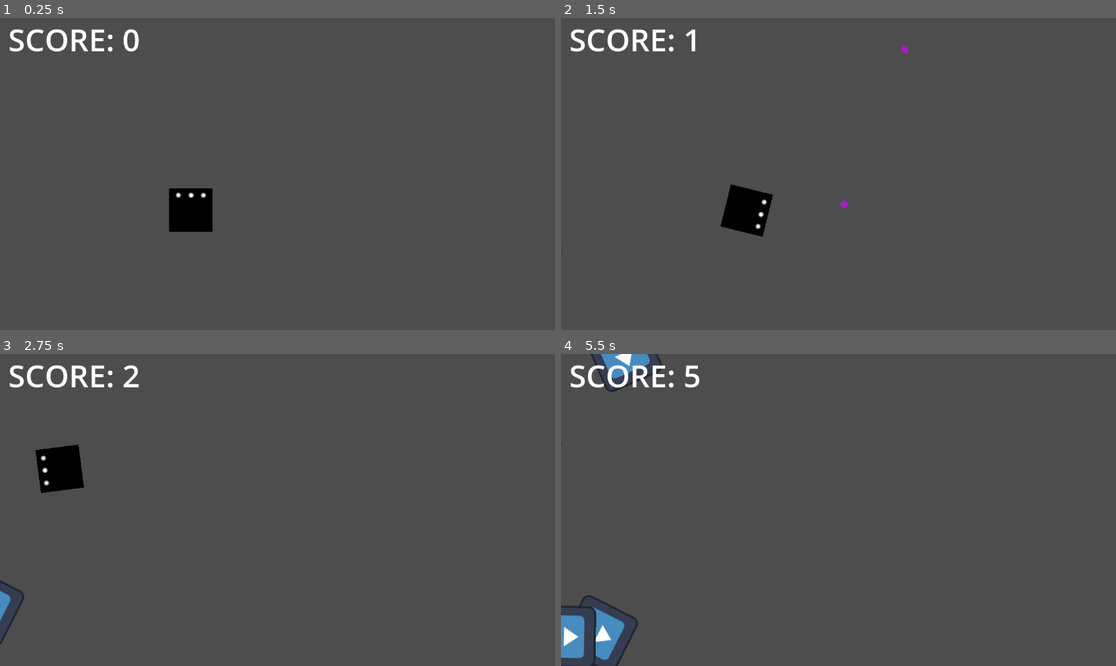
Above: before the commit, frames 1-4 (two rows, left to right).
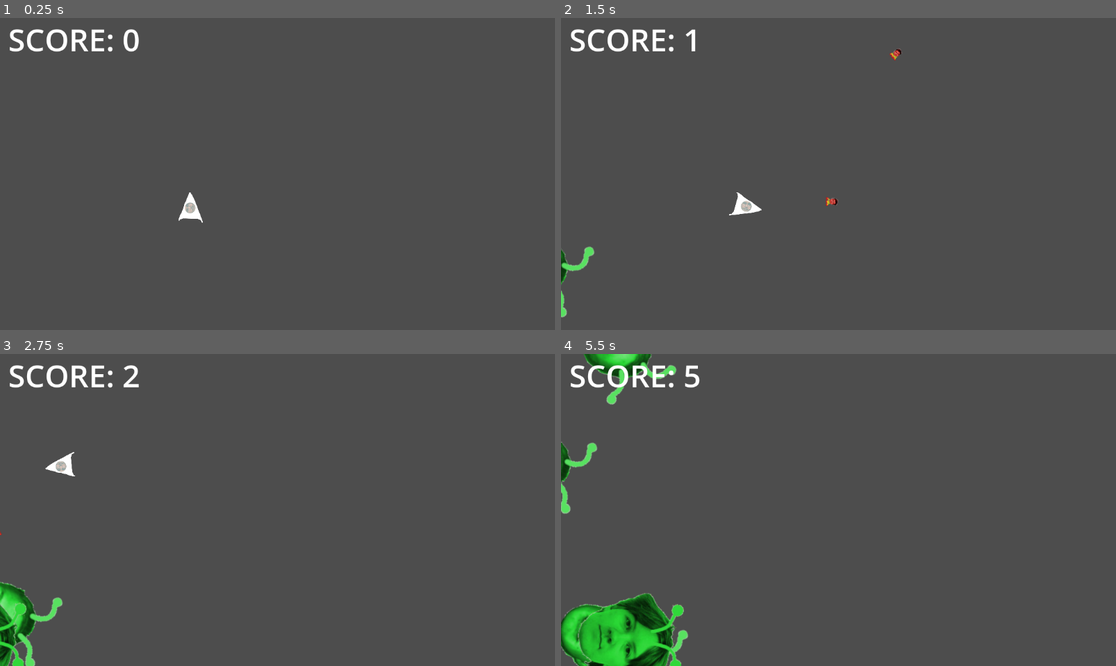
Above: after the commit, the same moments.

Repository: WickerBaskett/das-teroids
Game: Godot game, scene res://scenes/main_level.tscn
The game is run twice, just before and just after one commit, with the same random seed, the same clock (stepped at 60 frames per second) and the same inputs. The engine's default icon, where the game draws it, is replaced by a stand-in: a white triangle on a blue panel in a dark square.
Inputs:
- Up to frame 1 (0.25 s): no input
- Up to frame 2 (1.5 s): tap Enter at 0.5 s; hold Right (ui_right) 0.53-1.28 s; hold Space (fire) 0.53-1.28 s; hold Down (ui_down) from 1.28 s (still down); tap Space (fire) at 1.35 s
- Up to frame 3 (2.75 s): release Down (ui_down) at 2.03 s; hold Right (ui_right) from 2.03 s (still down); hold Space (fire) from 2.03 s (still down)
- Up to frame 4 (5.5 s): release Right (ui_right) at 2.78 s; release Space (fire) at 2.78 s; hold Up (ui_up) 2.78-3.53 s; tap Space (fire) at 2.85, 4.35 s; hold Space (fire) 3.53-4.28 s; hold Left (ui_left) 3.53-5.03 s; hold Down (ui_down) from 5.03 s (still down); hold Space (fire) from 5.03 s (still down)

The runs differ from the first frame. In frame 1, 1.1% of the frame differs, in the area x 30-39%, y 54-69%; in frame 2, 1.5%; in frame 3, 2.6%; in frame 4, 5.6%, in the area x 0-23%, y 0-100%.

Commit message:
Added sprites and updated various hitboxes

Diff:
--- a/das-teroids/scenes/asteroid.tscn
+++ b/das-teroids/scenes/asteroid.tscn
@@ -1,10 +1,11 @@
 [gd_scene load_steps=4 format=3 uid="uid://cj6wbc1rkkw3t"]
 
 [ext_resource type="Script" uid="uid://cqdbsi26c0obg" path="res://scripts/asteroid.gd" id="1_6mo6b"]
-[ext_resource type="Texture2D" uid="uid://xrlv3lweb26g" path="res://icon.svg" id="2_6mo6b"]
+[ext_resource type="Texture2D" uid="uid://w5th50kqan0q" path="res://assets/sprites/asteroids/a_e.png" id="2_6mo6b"]
 
-[sub_resource type="RectangleShape2D" id="RectangleShape2D_6mo6b"]
-size = Vector2(128, 128)
+[sub_resource type="CapsuleShape2D" id="CapsuleShape2D_t4se3"]
+radius = 76.0
+height = 200.0
 
 [node name="Asteroid" type="Area2D"]
 script = ExtResource("1_6mo6b")
@@ -14,6 +15,6 @@
 texture = ExtResource("2_6mo6b")
 
 [node name="CollisionShape2D" type="CollisionShape2D" parent="."]
-shape = SubResource("RectangleShape2D_6mo6b")
+shape = SubResource("CapsuleShape2D_t4se3")
 
 [connection signal="body_entered" from="." to="." method="_on_body_entered"]
--- a/das-teroids/scenes/player.tscn
+++ b/das-teroids/scenes/player.tscn
@@ -1,24 +1,24 @@
 [gd_scene load_steps=4 format=3 uid="uid://drxv3m3tji3j3"]
 
-[ext_resource type="Texture2D" uid="uid://cifmsq8pxhmkk" path="res://assets/player.png" id="1_3vyb7"]
 [ext_resource type="Script" uid="uid://djn4hg22uxgbu" path="res://scripts/player.gd" id="1_g2els"]
+[ext_resource type="Texture2D" uid="uid://caay2221cmdu4" path="res://assets/sprites/player/ship_neutral.png" id="2_g2els"]
 
-[sub_resource type="RectangleShape2D" id="RectangleShape2D_g2els"]
-size = Vector2(90, 90)
+[sub_resource type="ConvexPolygonShape2D" id="ConvexPolygonShape2D_g2els"]
+points = PackedVector2Array(-1.5, -31.5, 26.5, 29.5, -26.5, 25.5)
 
 [node name="Player" type="RigidBody2D"]
 gravity_scale = 0.0
 linear_damp = 0.5
 angular_damp = 0.1
-
 script = ExtResource("1_g2els")
 
 [node name="Sprite2D" type="Sprite2D" parent="."]
 scale = Vector2(0.25, 0.25)
-texture = ExtResource("1_3vyb7")
+texture = ExtResource("2_g2els")
 
 [node name="CollisionShape2D" type="CollisionShape2D" parent="."]
-shape = SubResource("RectangleShape2D_g2els")
+position = Vector2(0.5, -6.5)
+shape = SubResource("ConvexPolygonShape2D_g2els")
 
 [node name="AttackCooldown" type="Timer" parent="."]
 wait_time = 0.25
--- a/das-teroids/scenes/projectile.tscn
+++ b/das-teroids/scenes/projectile.tscn
@@ -1,10 +1,29 @@
-[gd_scene load_steps=4 format=3 uid="uid://ddoufa6s84qes"]
+[gd_scene load_steps=7 format=3 uid="uid://ddoufa6s84qes"]
 
-[ext_resource type="Texture2D" uid="uid://bdcwyvflffud8" path="res://assets/projectile.png" id="1_c8fcr"]
 [ext_resource type="Script" uid="uid://52dddy60eoa3" path="res://scripts/projectile.gd" id="1_q3m7n"]
+[ext_resource type="Texture2D" uid="uid://cj4jpgdssnx6g" path="res://assets/sprites/projectile/projectile_1.png" id="2_6q2a6"]
+[ext_resource type="Texture2D" uid="uid://cfssubwb4meux" path="res://assets/sprites/projectile/projectile_2.png" id="3_byeak"]
+[ext_resource type="Texture2D" uid="uid://dhbxvgd5troly" path="res://assets/sprites/projectile/projectile_3.png" id="4_jxwu6"]
 
 [sub_resource type="CircleShape2D" id="CircleShape2D_c8fcr"]
 radius = 32.01562
+
+[sub_resource type="SpriteFrames" id="SpriteFrames_w7nm8"]
+animations = [{
+"frames": [{
+"duration": 1.0,
+"texture": ExtResource("2_6q2a6")
+}, {
+"duration": 1.0,
+"texture": ExtResource("3_byeak")
+}, {
+"duration": 1.0,
+"texture": ExtResource("4_jxwu6")
+}],
+"loop": true,
+"name": &"default",
+"speed": 5.0
+}]
 
 [node name="Projectile" type="Area2D"]
 scale = Vector2(0.25, 0.25)
@@ -13,7 +32,10 @@
 [node name="CollisionShape2D" type="CollisionShape2D" parent="."]
 shape = SubResource("CircleShape2D_c8fcr")
 
-[node name="Sprite2D" type="Sprite2D" parent="."]
-texture = ExtResource("1_c8fcr")
+[node name="Sprite2D" type="AnimatedSprite2D" parent="."]
+position = Vector2(-1.9073486e-06, -3.3881318e-21)
+scale = Vector2(4.4, 3.866667)
+sprite_frames = SubResource("SpriteFrames_w7nm8")
+frame_progress = 0.9717746
 
 [connection signal="area_entered" from="." to="." method="_on_area_entered"]
--- a/das-teroids/scripts/asteroid.gd
+++ b/das-teroids/scripts/asteroid.gd
@@ -2,10 +2,26 @@
 
 # @export allows us to modify this value in the editor
 @export var speed: float = 50.0
+const A_E = preload("uid://w5th50kqan0q")
+const A_HAMPTER = preload("uid://du6q5vtlbxb68")
+const A_J = preload("uid://c3pec6ff8dt44")
+const A_JEN = preload("uid://bihwelms66yro")
+#const Asteroid = preload("uid://cqdbsi26c0obg")
+@onready var sprite_2d: Sprite2D = $Sprite2D
 
 
 # Called when the node enters the scene tree for the first time.
 func _ready() -> void:
+	match randi() % 4:
+		0:
+			sprite_2d.texture = A_E
+		1:
+			sprite_2d.texture = A_HAMPTER
+		2:
+			sprite_2d.texture = A_J
+		3:
+			sprite_2d.texture = A_JEN
+
 	# Randomize asteroid speed in range [0.5 .. 5.5]
 	speed *= randf() + 0.5
 
--- a/das-teroids/scripts/projectile.gd
+++ b/das-teroids/scripts/projectile.gd
@@ -2,6 +2,10 @@
 
 const SPEED: float = 1000.0
 
+@onready var sprite_2d: AnimatedSprite2D = $Sprite2D
+
+func _ready() -> void:
+	sprite_2d.play("default");
 
 func _process(delta: float) -> void:
 	var rotated_speed = Vector2(
Binary file added: das-teroids/assets/sprites/asteroids/a_e.png
Not shown, added: das-teroids/assets/sprites/asteroids/a_e.png.import
Binary file added: das-teroids/assets/sprites/asteroids/a_hampter.png
Not shown, added: das-teroids/assets/sprites/asteroids/a_hampter.png.import
Binary file added: das-teroids/assets/sprites/asteroids/a_j.png
Not shown, added: das-teroids/assets/sprites/asteroids/a_j.png.import
Binary file added: das-teroids/assets/sprites/asteroids/a_jen.png
Not shown, added: das-teroids/assets/sprites/asteroids/a_jen.png.import
Binary file added: das-teroids/assets/sprites/player/ship_neutral.png
Not shown, added: das-teroids/assets/sprites/player/ship_neutral.png.import
Binary file added: das-teroids/assets/sprites/projectile/projectile_1.png
Not shown, added: das-teroids/assets/sprites/projectile/projectile_1.png.import
(and 4 more such lines)
